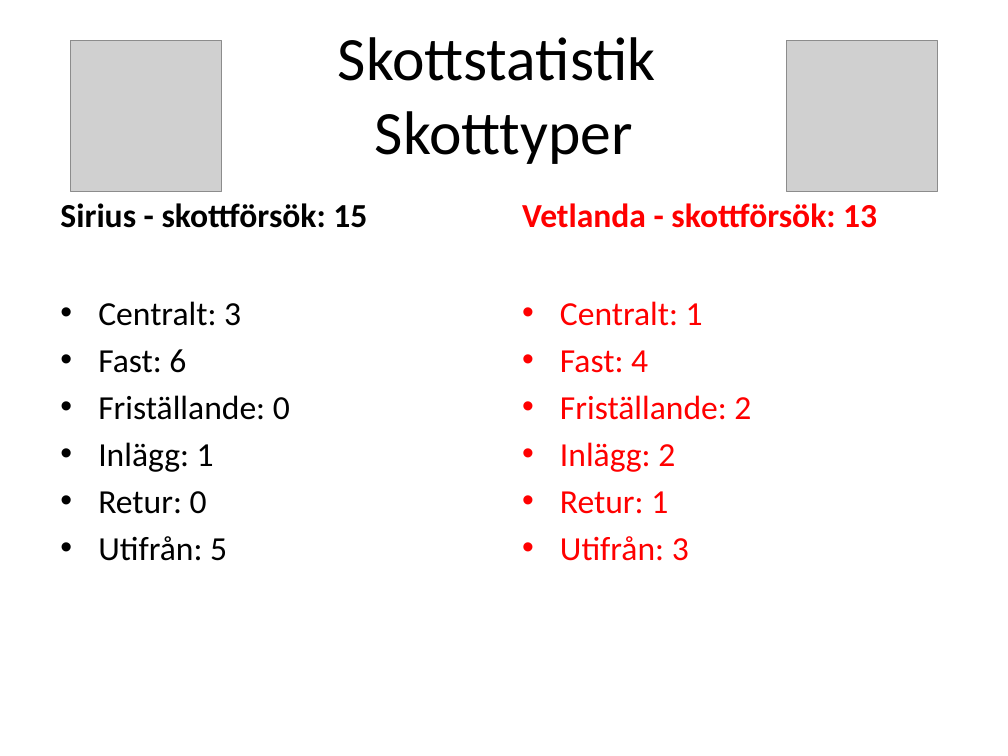
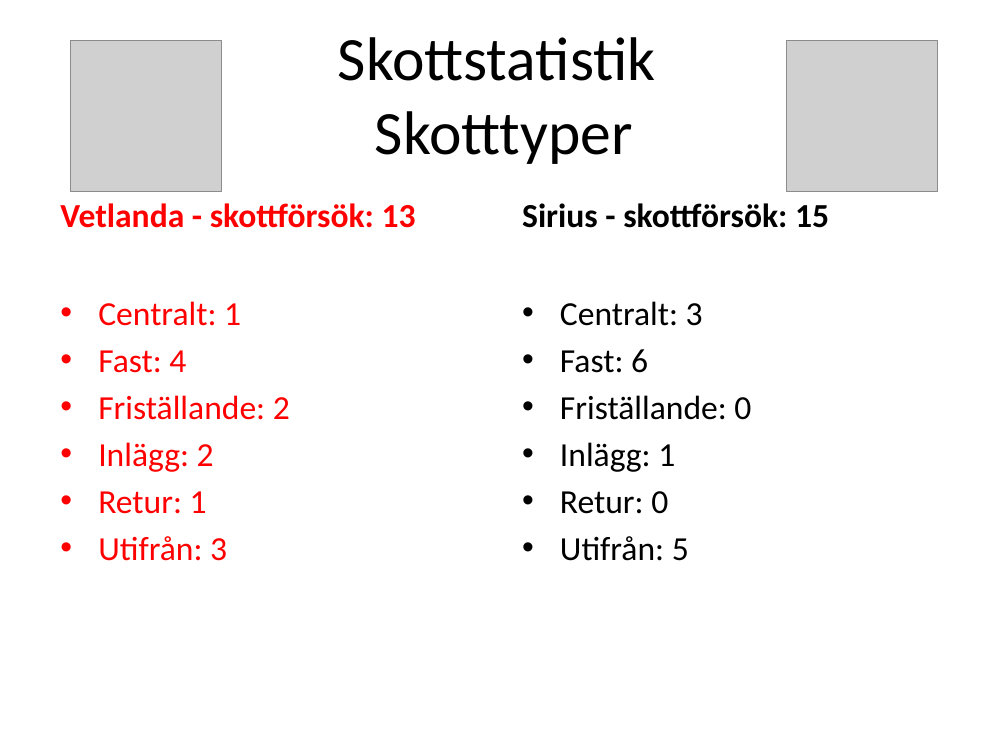
Before and after one commit to legendwk/sirius_bandy, a slide deck: slide 5 of powerpointer/matchrapporter/20220221 Vetlanda BK - IK Sirius halvlek 2 .pptx. Drawn at 1008x756 pixels with LibreOffice and Linux fonts; fonts in the diff are those of the drawing; grey boxes stand for pictures. Boxes give left, top, right and bottom in pixels: in the first picture for what was removed or moved away, otherwise in the second. Text is boxed around its words. In the diff, an @@ line names an element or a change of style, - is before the commit and + after.

```diff
--- a/powerpointer/matchrapporter/20220221 Vetlanda BK - IK Sirius halvlek 2 .pptx
+++ b/powerpointer/matchrapporter/20220221 Vetlanda BK - IK Sirius halvlek 2 .pptx
@@ text at [60,203,416,228]: text changed; text colour #000000 to #FF0000 @@
-Sirius - skottförsök: 15
+Vetlanda - skottförsök: 13
@@ text at [522,203,829,228]: text changed; text colour #FF0000 to #000000 @@
-Vetlanda - skottförsök: 13
+Sirius - skottförsök: 15
@@ text at [98,301,290,561]: text changed; text colour #000000 to #FF0000 @@
-• Centralt: 3
-• Fast: 6
-• Friställande: 0
-• Inlägg: 1
-• Retur: 0
-• Utifrån: 5
+• Centralt: 1
+• Fast: 4
+• Friställande: 2
+• Inlägg: 2
+• Retur: 1
+• Utifrån: 3
@@ text at [560,301,751,561]: text changed; text colour #FF0000 to #000000 @@
-• Centralt: 1
-• Fast: 4
-• Friställande: 2
-• Inlägg: 2
-• Retur: 1
-• Utifrån: 3
+• Centralt: 3
+• Fast: 6
+• Friställande: 0
+• Inlägg: 1
+• Retur: 0
+• Utifrån: 5
```
Also in this commit, not shown: 4 other slides changed, 3 other files.
